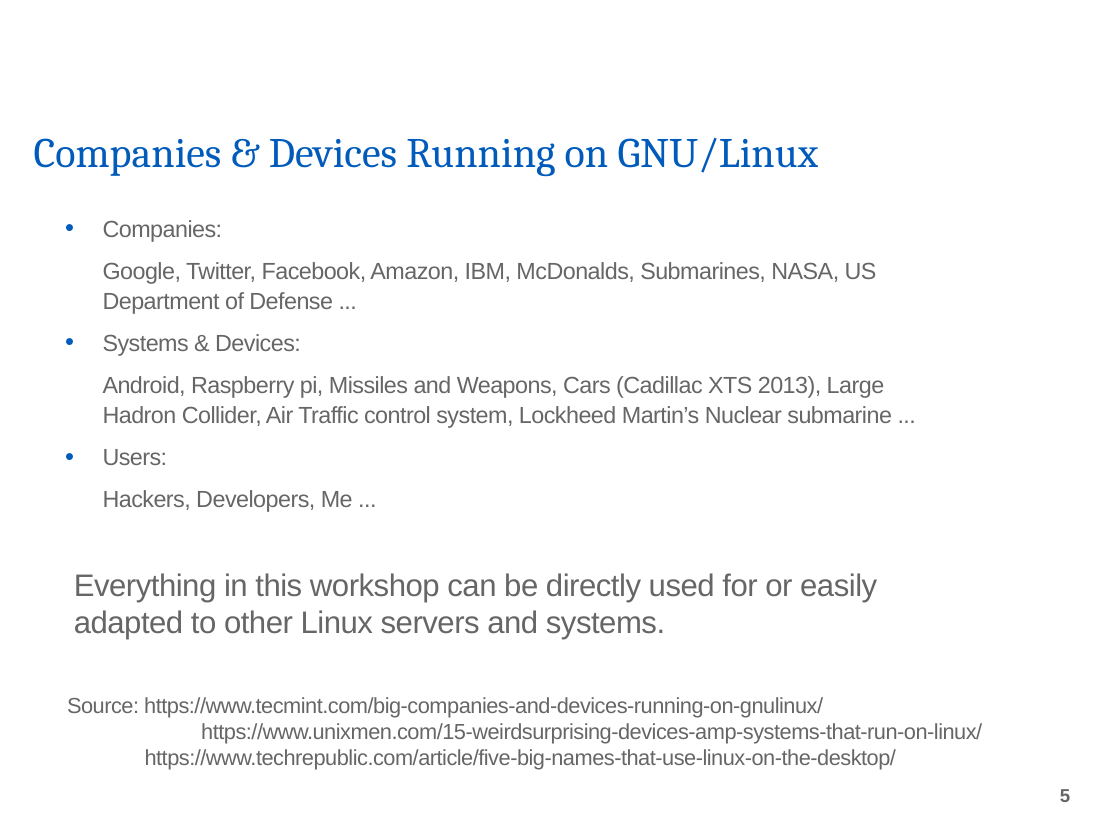
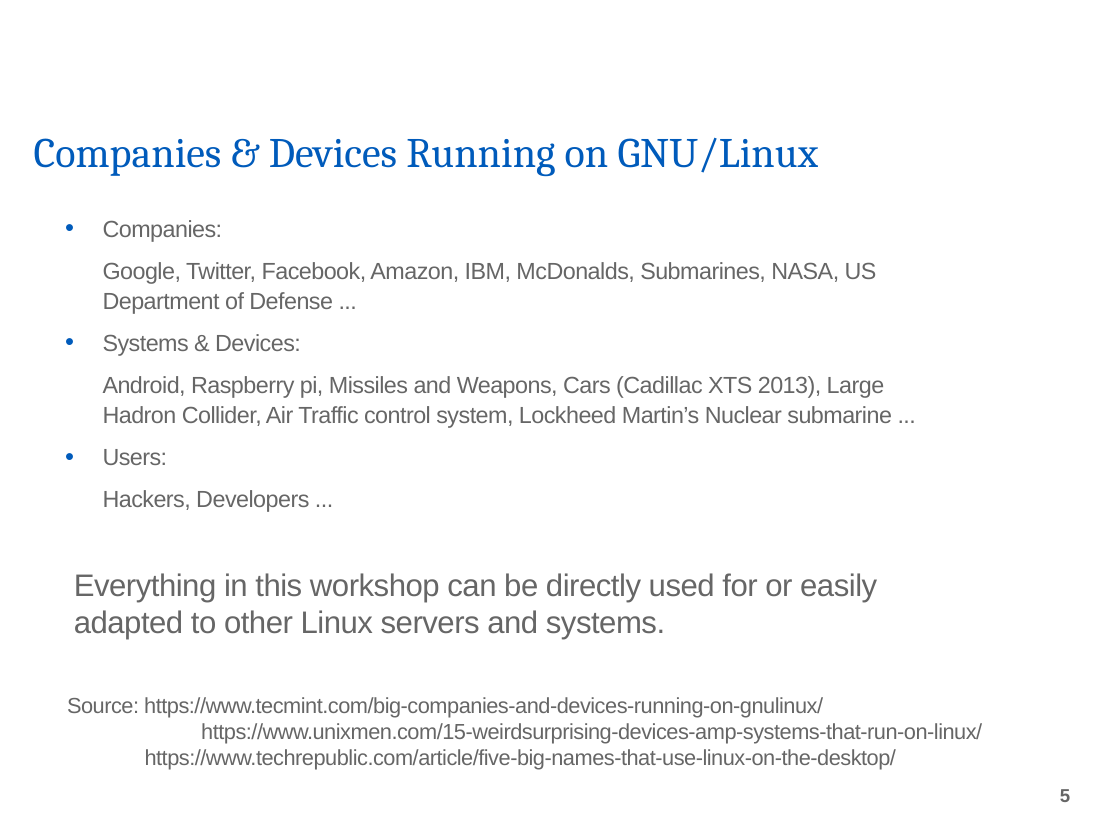
Before and after one commit to tidues/Intro-to-Linux-Server, a slide deck: slide 5 of IntroToLinuxServer.odp. Drawn at 1120x840 pixels with LibreOffice and Linux fonts; fonts in the diff are those of the drawing; background and template pictures are left out. Boxes give left, top, right and bottom in pixels: in the first picture for what was removed or moved away, otherwise in the second. Text is boxed around its words. In the diff, an @@ line names an element or a change of style, - is before the commit and + after.

```diff
--- a/IntroToLinuxServer.odp
+++ b/IntroToLinuxServer.odp
@@ text at box(103, 490, 309, 512): text changed @@
-Hackers, Developers, Me ...
+Hackers, Developers ...
```
Also in this commit, not shown: 13 other slides changed, 27 other files.
